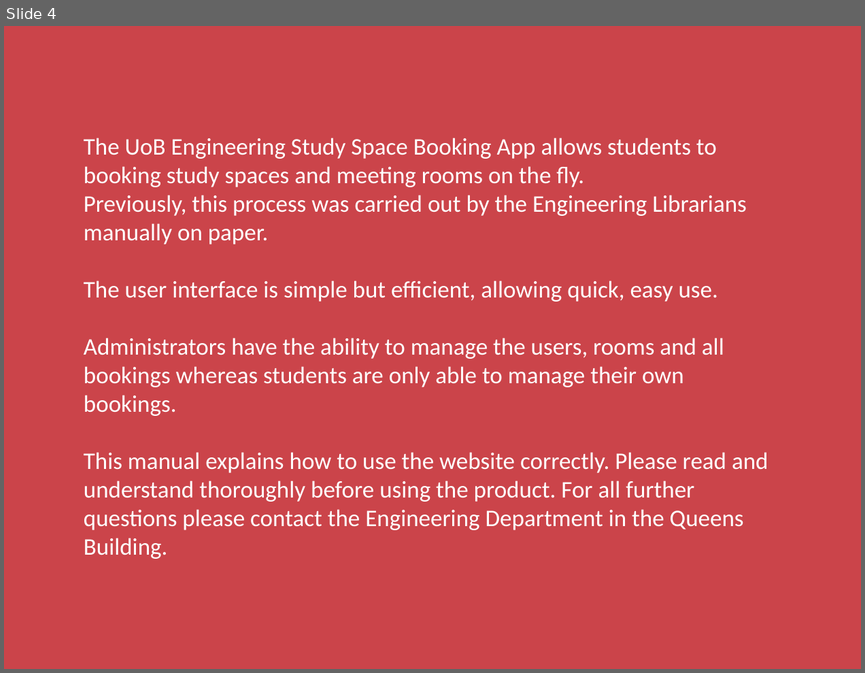
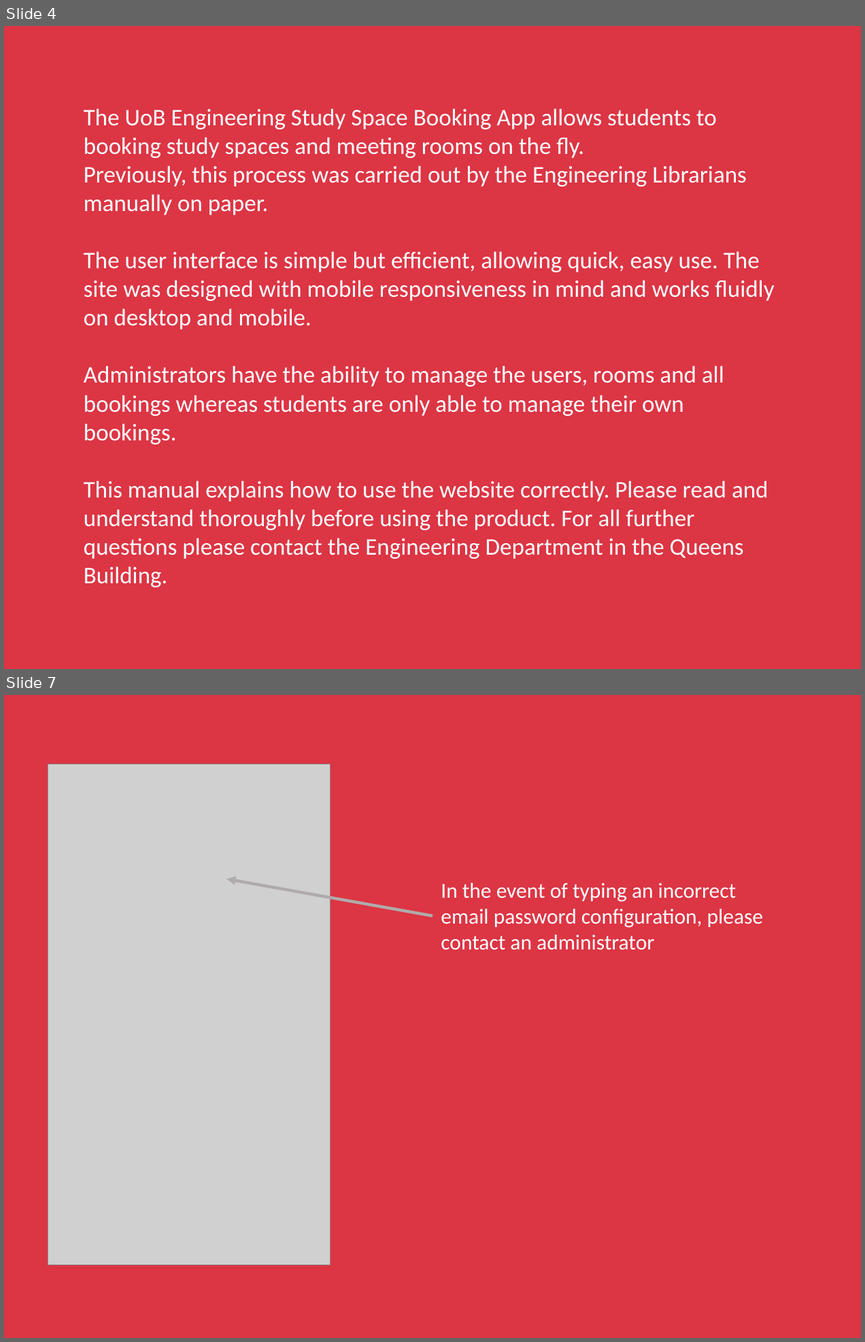
Before and after one commit to ah16165/University-Study-Space-Booking-App, a slide deck: Not_Main_Application/UserManual.pptx. Shown one above the other, each under a label of ours: slide 4 before the commit, slides 4 and 7 after it; the slides between them are not shown. The pictures are 865x673 and 865x1342 pixels, drawn with LibreOffice and Linux fonts; fonts in the diff are those of the drawing; grey boxes stand for pictures. Boxes give left, top, right and bottom in pixels: in the first picture for what was removed or moved away, otherwise in the second. Text is boxed around its words. In the diff, an @@ line names an element or a change of style, - is before the commit and + after.

Commit message:
More work on user manual

```diff
--- a/Not_Main_Application/UserManual.pptx
+++ b/Not_Main_Application/UserManual.pptx
@@ slide 7 added at [4,695,861,1338], background #DC3544 @@
@@ picture added at [48,764,330,1265] @@
@@ arrow added from (432, 916) to (227, 879), #AFABAB 2.5 pt @@
@@ text added at [441,883,763,950], 18 pt, text #FFFFFF @@
+In the event of typing an incorrect email password configuration, please contact an administrator
@@ slide 4 changed as well @@
@@ background #CB444A to #DC3544 @@
@@ text "The UoB Engineering Study Space ...": place and size @@
-text "The UoB Engineering Study Space ..." at [84,138,768,558]
+text "The UoB Engineering Study Space ..." at [84,108,774,587]
@@ text at [84,251,774,329]: text changed @@
-The user interface is simple but efficient, allowing quick, easy use.
+The user interface is simple but efficient, allowing quick, easy use. The site was designed with mobile responsiveness in mind and works fluidly on desktop and mobile.
```
Also in this commit, not shown: 3 other slides changed, 29 other slides added, 1 slide removed.
